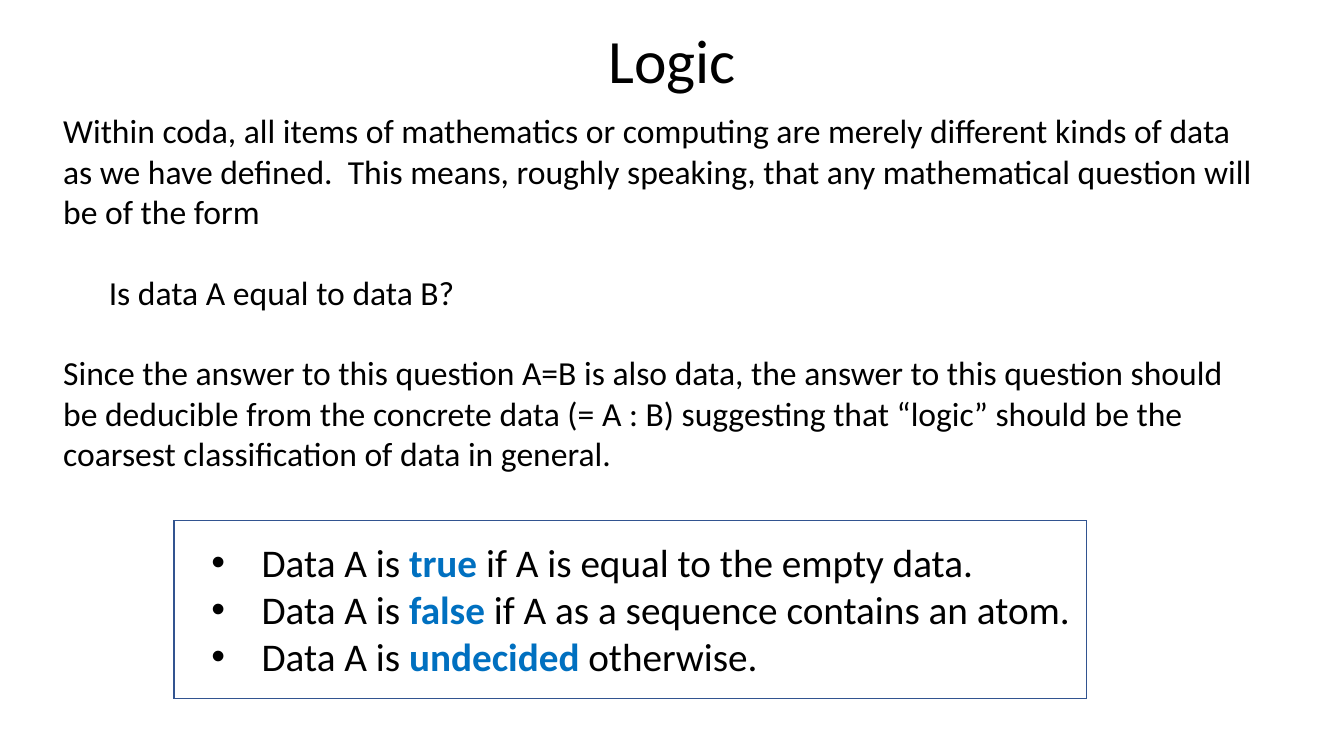
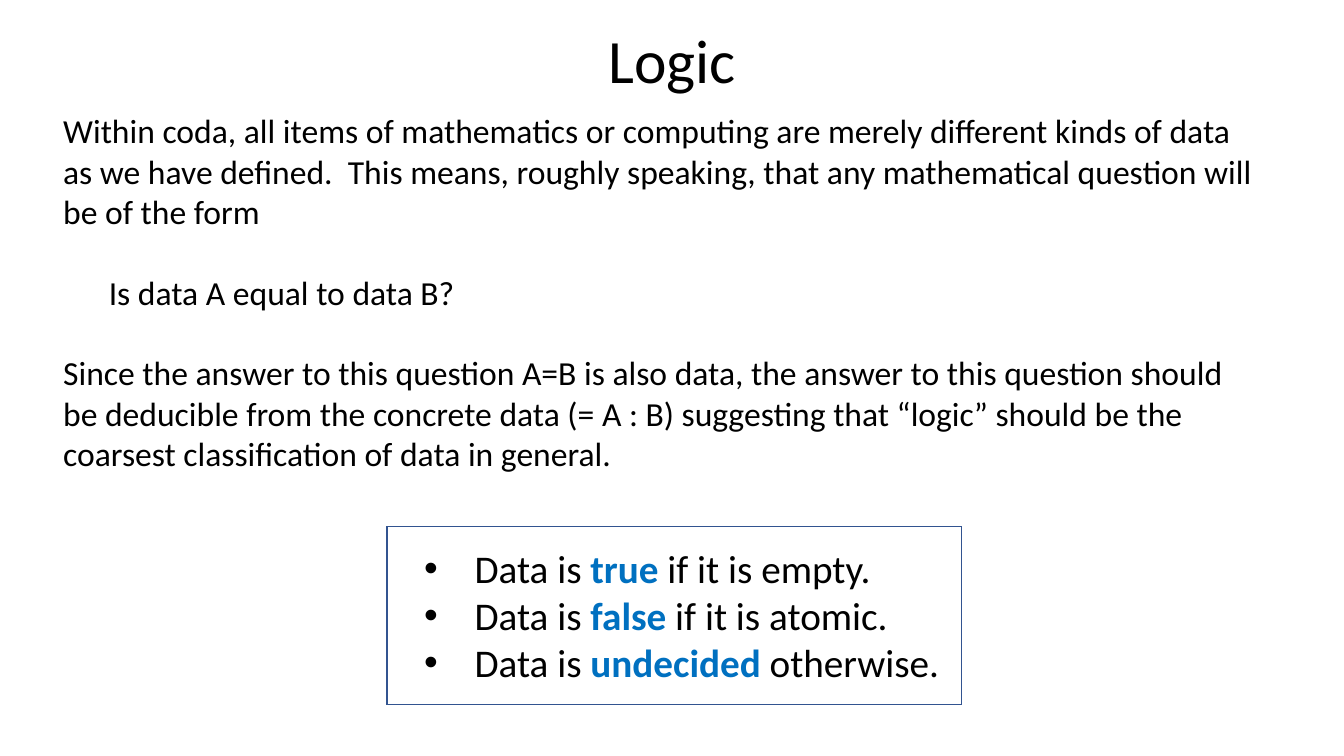
Before and after one commit to Saul-Youssef/coda, a slide deck: slide 11 of doc/talk/coda.pptx. Drawn at 1344x756 pixels with LibreOffice and Linux fonts; fonts in the diff are those of the drawing. Boxes give left, top, right and bottom in pixels: in the first picture for what was removed or moved away, otherwise in the second. Text is boxed around its words. In the diff, an @@ line names an element or a change of style, - is before the commit and + after.

```diff
--- a/doc/talk/coda.pptx
+++ b/doc/talk/coda.pptx
@@ rectangle: place and size @@
-rectangle at box(174, 520, 1087, 699)
+rectangle at box(387, 526, 962, 705)
@@ text at box(475, 556, 939, 678): text changed @@
-• Data A is true if A is equal to the empty data.
-• Data A is false if A as a sequence contains an atom.
-• Data A is undecided otherwise.
+• Data is true if it is empty.
+• Data is false if it is atomic.
+• Data is undecided otherwise.
```
Also in this commit, not shown: 3 other slides changed, 8 other files.
